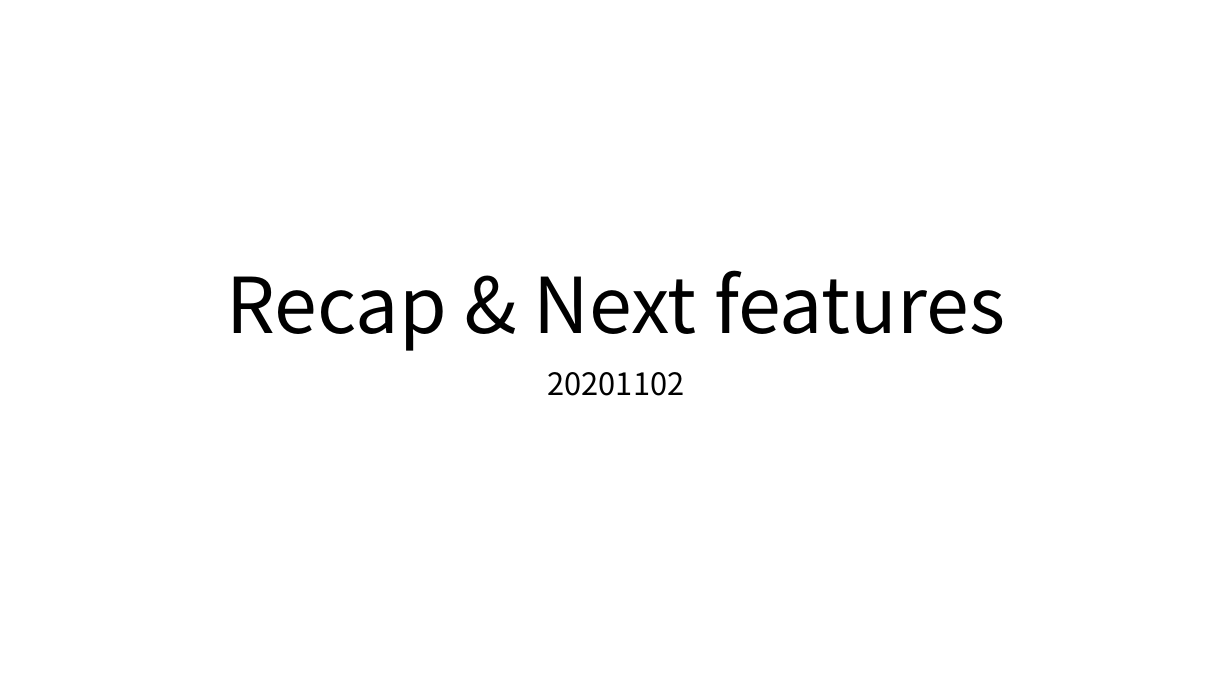
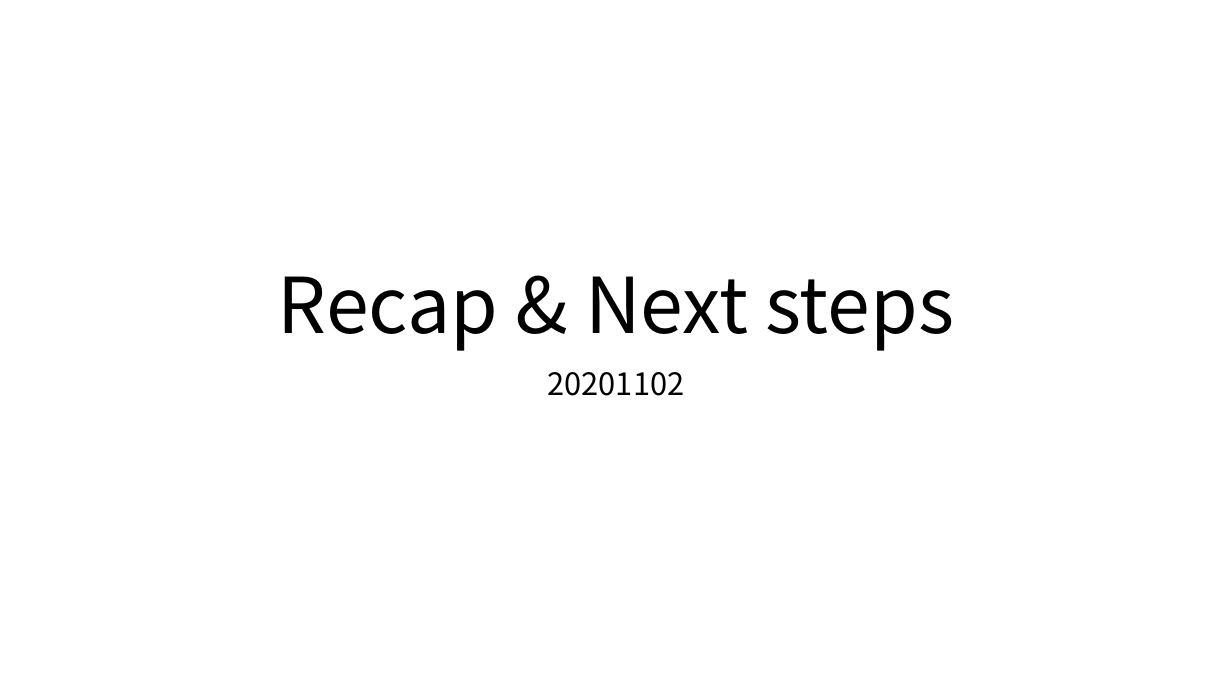
Before and after one commit to XiminHu/mass-suite, a slide deck: slide 1 of doc/20201102-projectmeeting.pptx. Drawn at 1232x693 pixels with LibreOffice and Linux fonts; fonts in the diff are those of the drawing. Boxes give left, top, right and bottom in pixels: in the first picture for what was removed or moved away, otherwise in the second. Text is boxed around its words. In the diff, an @@ line names an element or a change of style, - is before the commit and + after.

```diff
--- a/doc/20201102-projectmeeting.pptx
+++ b/doc/20201102-projectmeeting.pptx
@@ title at [278, 276, 954, 351]: text changed @@
-Recap & Next features
+Recap & Next steps
```
Also in this commit, not shown: 11 other slides changed, 3 slides added, 1 other file.
